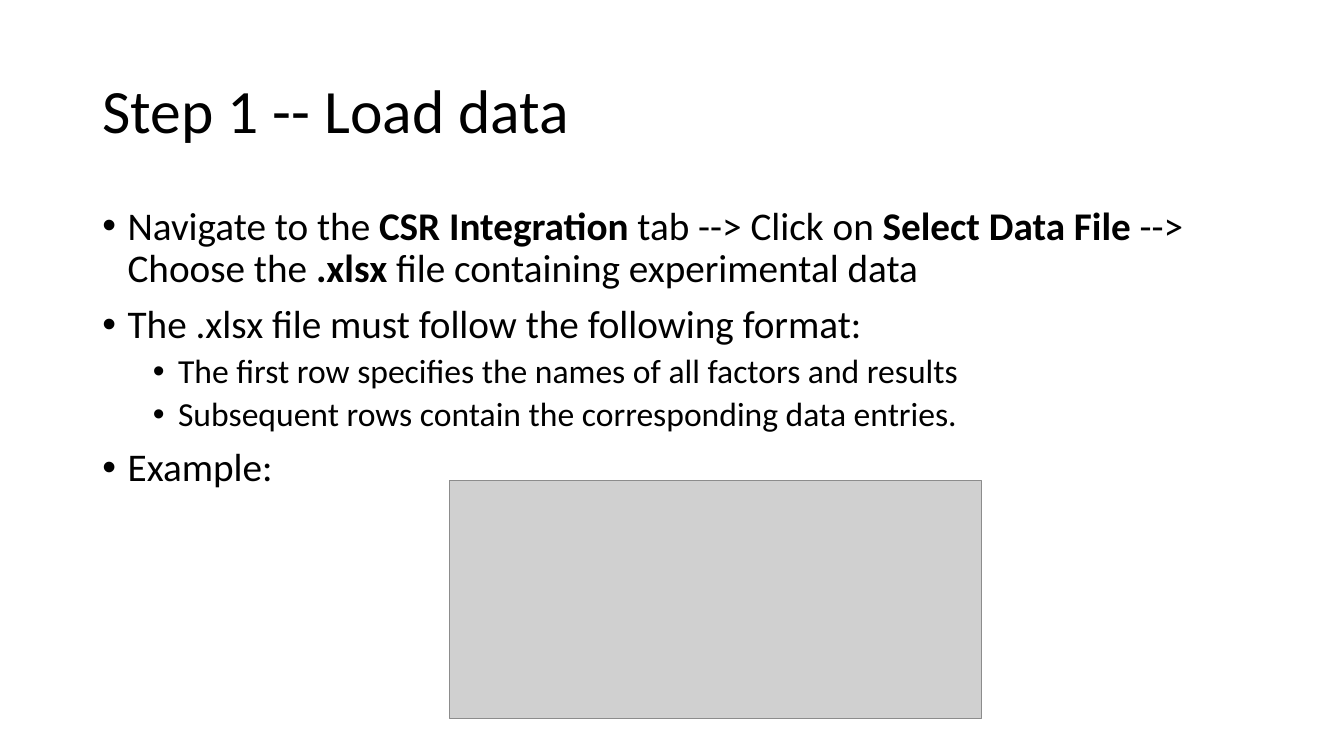
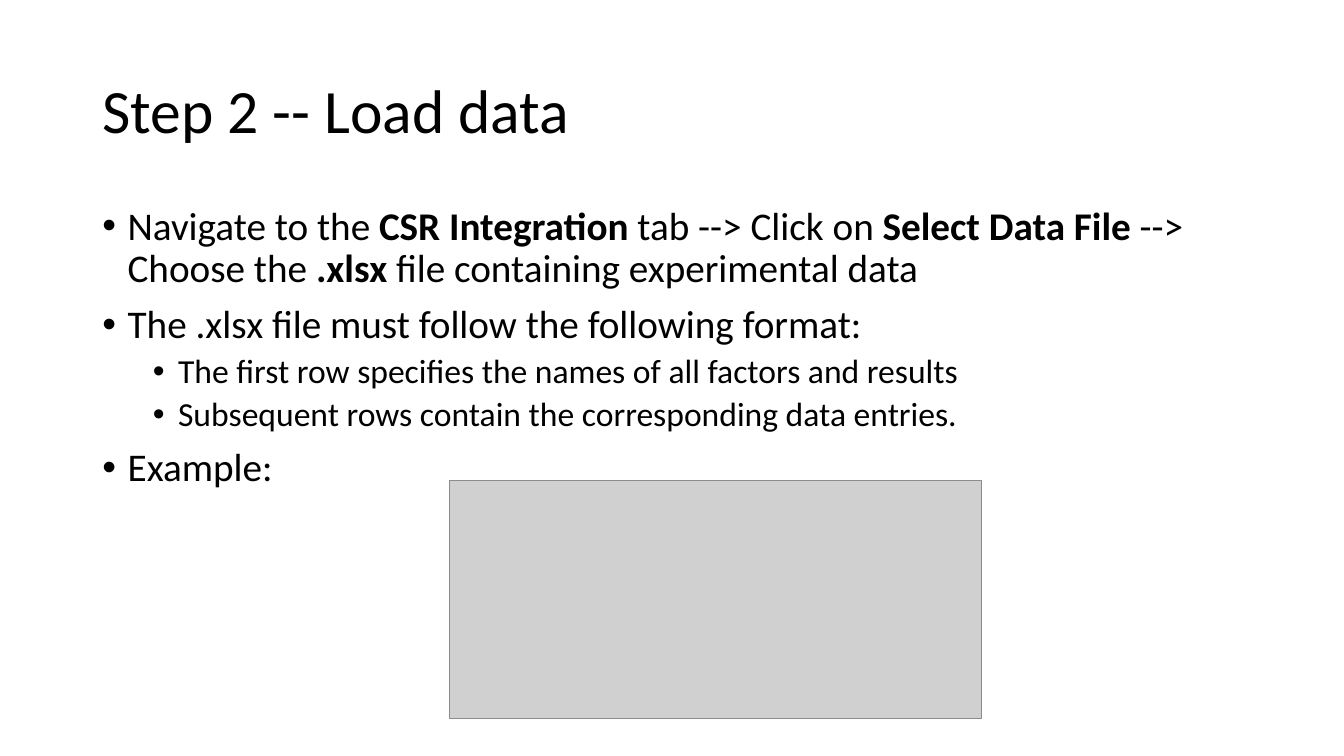
Before and after one commit to cuzno200161/CSR-software, a slide deck: slide 9 of CSR APP Instruction.pptx (slide 3 before the commit). Drawn at 1344x756 pixels with LibreOffice and Linux fonts; fonts in the diff are those of the drawing; grey boxes stand for pictures. Boxes give left, top, right and bottom in pixels: in the first picture for what was removed or moved away, otherwise in the second. Text is boxed around its words. In the diff, an @@ line names an element or a change of style, - is before the commit and + after.

```diff
--- a/CSR APP Instruction.pptx
+++ b/CSR APP Instruction.pptx
@@ title at [102,90,569,143]: text changed @@
-Step 1 -- Load data
+Step 2 -- Load data
```
Also in this commit, not shown: 4 other slides changed, 7 slides added, 1 slide removed, 1 other file.
